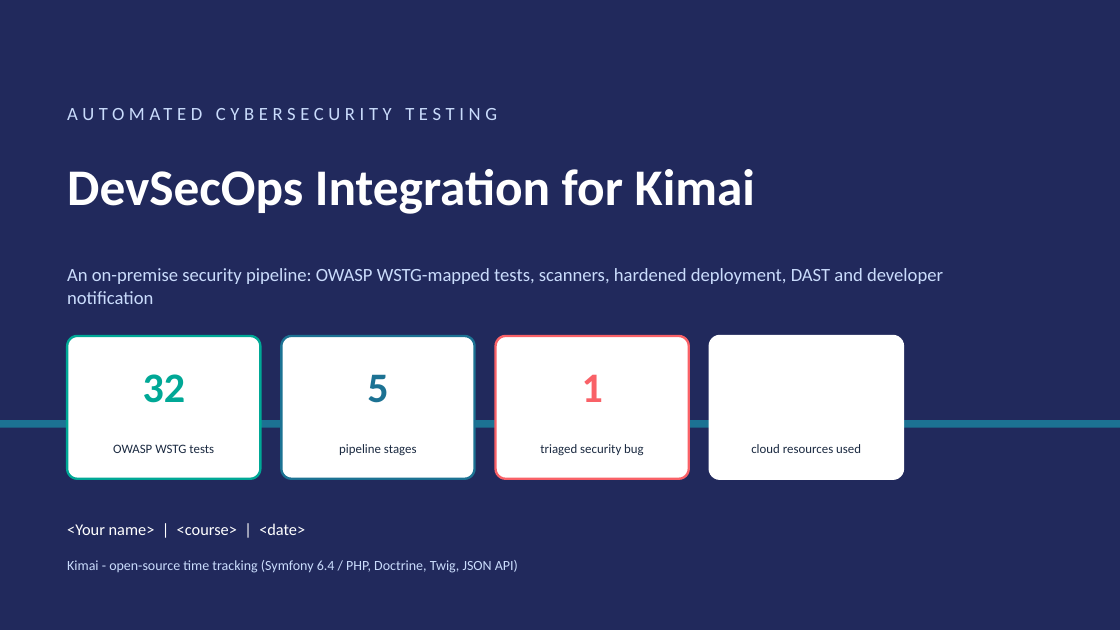
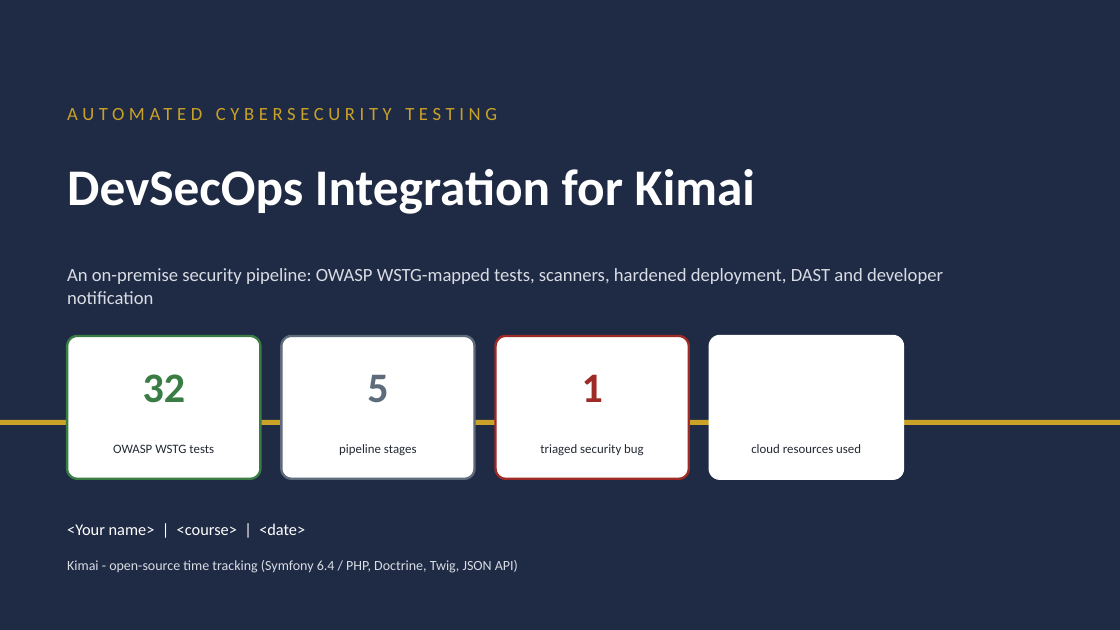
Before and after one commit to kimai/kimai, a slide deck: slide 1 of devsecops/deliverables/DevSecOps_Slides.pptx. Drawn at 1120x630 pixels with LibreOffice and Linux fonts; fonts in the diff are those of the drawing. Boxes give left, top, right and bottom in pixels: in the first picture for what was removed or moved away, otherwise in the second. Text is boxed around its words. In the diff, an @@ line names an element or a change of style, - is before the commit and + after.

```diff
--- a/devsecops/deliverables/DevSecOps_Slides.pptx
+++ b/devsecops/deliverables/DevSecOps_Slides.pptx
@@ rectangle at [0, 0, 1120, 630]: fill #21295C to #1F2A44 @@
@@ text "AUTOMATED CYBERSECURITY TESTING" at [67, 92, 1050, 134]: text colour #CADCFC to #C9A227 @@
@@ text "An on-premise security pipeline: OWASP ..." at [67, 268, 943, 304]: text colour #CADCFC to #D8DCE4 @@
@@ text "32" at [143, 374, 186, 403]: text colour #00A896 to #3A7D44 @@
@@ rounded rectangle at [67, 336, 260, 479]: outline #00A896 2 pt to #3A7D44 2 pt @@
@@ text "5" at [367, 375, 388, 403]: text colour #1C7293 to #5D6B7A @@
@@ rounded rectangle at [281, 336, 475, 479]: outline #1C7293 2 pt to #5D6B7A 2 pt @@
@@ text "1" at [582, 374, 603, 402]: text colour #F96167 to #9E2B25 @@
@@ rounded rectangle at [496, 336, 689, 479]: outline #F96167 2 pt to #9E2B25 2 pt @@
@@ rectangle at [0, 420, 1120, 425]: fill #1C7293 to #C9A227 @@
@@ text "Kimai - open-source time tracking ..." at [67, 560, 518, 573]: text colour #CADCFC to #D8DCE4 @@
```
Also in this commit, not shown: 8 other slides changed.
